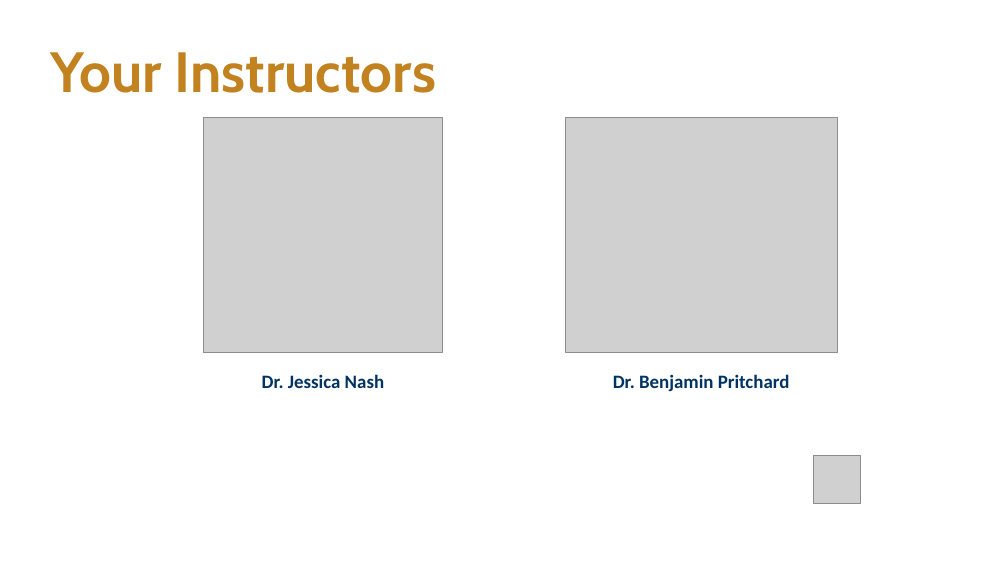
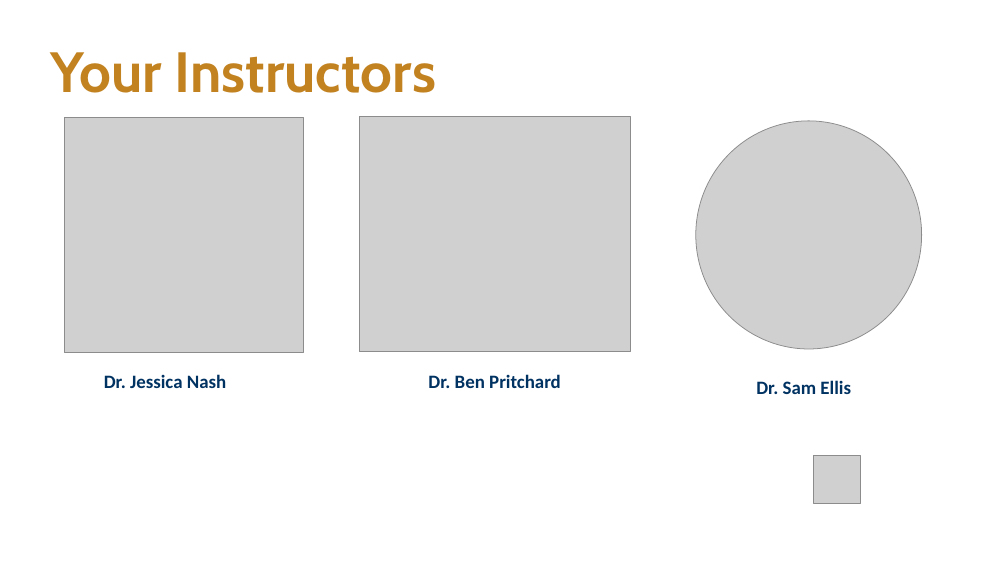
Before and after one commit to msse-chem-280-2024/msse-chem-280-2024.github.io, a slide deck: slide 3 of _files/msse-intro.pptx. Drawn at 1008x567 pixels with LibreOffice and Linux fonts; fonts in the diff are those of the drawing; grey boxes stand for pictures; background and template pictures are left out. Boxes give left, top, right and bottom in pixels: in the first picture for what was removed or moved away, otherwise in the second. Text is boxed around its words. In the diff, an @@ line names an element or a change of style, - is before the commit and + after.

```diff
--- a/_files/msse-intro.pptx
+++ b/_files/msse-intro.pptx
@@ picture: place and size @@
-picture at (203, 117, 442, 352)
+picture at (64, 117, 303, 352)
@@ picture: place and size @@
-picture at (566, 117, 837, 352)
+picture at (359, 116, 631, 352)
@@ picture added at (696, 121, 922, 349) @@
@@ text "Dr. Jessica Nash": place and size @@
-text "Dr. Jessica Nash" at (262, 374, 384, 388)
+text "Dr. Jessica Nash" at (104, 374, 226, 388)
@@ text at (428, 374, 561, 388): text changed @@
-Dr. Benjamin Pritchard
+Dr. Ben Pritchard
@@ text added at (756, 380, 851, 394), 18 pt, text #003262, bold @@
+Dr. Sam Ellis
```
Also in this commit, not shown: 2 other slides changed, 6 other files.
